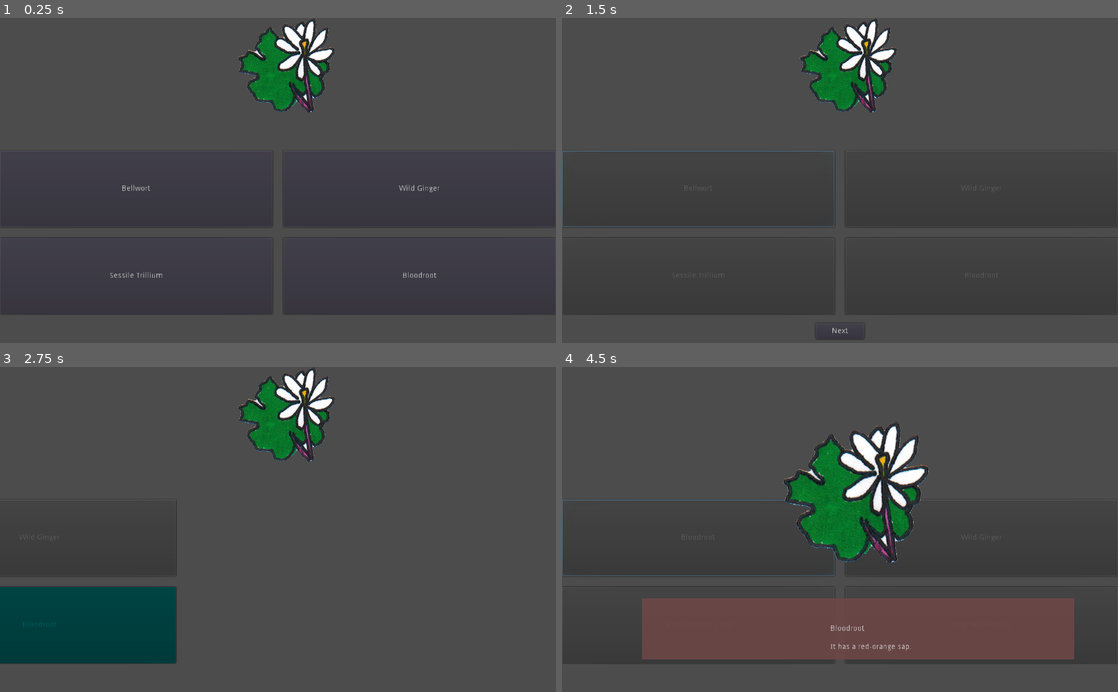
Above: before the commit, frames 1-4 (two rows, left to right).
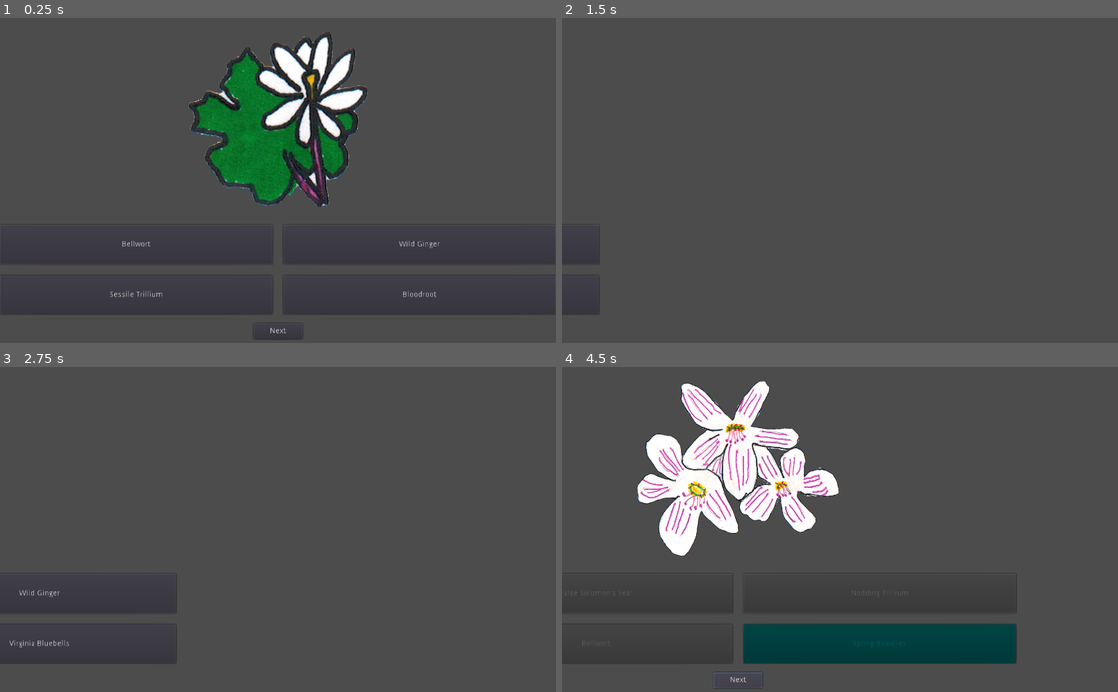
Above: after the commit, the same moments.

Repository: the-g-force/2021-April
Game: Godot game, scene res://src/GameFrame.tscn
Same seed, same stepped clock (60 frames per second), same inputs: the game is played once before the commit and once after it. This scene is started directly instead of the project's main scene. The engine's default icon, where the game draws it, is replaced by a stand-in: a white triangle on a blue panel in a dark square.
Inputs (mouse positions are in pixels of both pictures, inside the frame that each line leads up to):
- Up to frame 1 (0.25 s): no input
- Up to frame 2 (1.5 s): click (840, 330) at 0.5 s, where only the run after the commit has a clickable "Next"; click (701, 190) at 1.25 s, where only the run before the commit has a clickable "Bellwort"
- Up to frame 3 (2.75 s): click "Next" at 2 s
- Up to frame 4 (4.5 s): click (600, 594) at 2.75 s, where only the run after the commit has a clickable "Wild Ginger"; click "Bloodroot" (after the commit: "False Solomon's Seal") at 3.5 s; click (840, 679) at 4.25 s, where only the run after the commit has a clickable "Next"

The runs differ from the first frame. In frame 1, 12% of the frame differs, in the area x 0-100%, y 0-99%; in frame 2, 3.7%; in frame 3, 11%; in frame 4, 32%, in the area x 0-96%, y 4-99%.

Commit message:
Adjust animation

Diff:
--- a/project/src/GuessingGame.gd
+++ b/project/src/GuessingGame.gd
@@ -4,7 +4,7 @@
 
 const FLOWERS = preload("res://src/Flowers.gd").FLOWERS
 
-onready var _flower_image := $CanvasLayer/FlowerImage
+onready var _flower_image := $FlowerImage
 onready var _button_grid := $ButtonGrid
 onready var _fact_label := $FactContainer/FactLabel
 
--- a/project/src/GuessingGame.tscn
+++ b/project/src/GuessingGame.tscn
@@ -1,83 +1,71 @@
 [gd_scene load_steps=6 format=2]
 
 [ext_resource path="res://src/GuessingGame.gd" type="Script" id=1]
-[ext_resource path="res://assets/icon.png" type="Texture" id=2]
+[ext_resource path="res://assets/flowers/beauties.png" type="Texture" id=2]
 [ext_resource path="res://src/SolutionHighlightingTimer.gd" type="Script" id=3]
 [ext_resource path="res://src/GuessButton.tscn" type="PackedScene" id=4]
 
 [sub_resource type="Animation" id=1]
 resource_name = "success"
 tracks/0/type = "value"
-tracks/0/path = NodePath("CanvasLayer:transform")
+tracks/0/path = NodePath("FactContainer:modulate")
 tracks/0/interp = 1
 tracks/0/loop_wrap = true
 tracks/0/imported = false
 tracks/0/enabled = true
 tracks/0/keys = {
-"times": PoolRealArray(  ),
-"transitions": PoolRealArray(  ),
+"times": PoolRealArray( 0.5, 1 ),
+"transitions": PoolRealArray( 1, 1 ),
 "update": 0,
-"values": [  ]
+"values": [ Color( 1, 1, 1, 0 ), Color( 1, 1, 1, 1 ) ]
 }
 tracks/1/type = "value"
-tracks/1/path = NodePath("CanvasLayer:offset")
+tracks/1/path = NodePath("NextButton:visible")
 tracks/1/interp = 1
 tracks/1/loop_wrap = true
 tracks/1/imported = false
 tracks/1/enabled = true
 tracks/1/keys = {
-"times": PoolRealArray( 0, 0.5 ),
-"transitions": PoolRealArray( 1, 1 ),
-"update": 0,
-"values": [ Vector2( 0, 0 ), Vector2( -250, 100 ) ]
+"times": PoolRealArray( 1 ),
+"transitions": PoolRealArray( 1 ),
+"update": 1,
+"values": [ true ]
 }
 tracks/2/type = "value"
-tracks/2/path = NodePath("CanvasLayer:scale")
+tracks/2/path = NodePath("FactContainer:visible")
 tracks/2/interp = 1
 tracks/2/loop_wrap = true
 tracks/2/imported = false
 tracks/2/enabled = true
 tracks/2/keys = {
-"times": PoolRealArray( 0, 0.5 ),
-"transitions": PoolRealArray( 1, 1 ),
-"update": 0,
-"values": [ Vector2( 1, 1 ), Vector2( 1.5, 1.5 ) ]
+"times": PoolRealArray( 0.5 ),
+"transitions": PoolRealArray( 1 ),
+"update": 1,
+"values": [ true ]
 }
 tracks/3/type = "value"
-tracks/3/path = NodePath("FactContainer:modulate")
+tracks/3/path = NodePath("FlowerImage:rect_size")
 tracks/3/interp = 1
 tracks/3/loop_wrap = true
 tracks/3/imported = false
 tracks/3/enabled = true
 tracks/3/keys = {
-"times": PoolRealArray( 0.5, 1 ),
+"times": PoolRealArray( 0, 0.5 ),
 "transitions": PoolRealArray( 1, 1 ),
 "update": 0,
-"values": [ Color( 1, 1, 1, 0 ), Color( 1, 1, 1, 1 ) ]
+"values": [ Vector2( 1024, 325 ), Vector2( 1024, 426 ) ]
 }
 tracks/4/type = "value"
-tracks/4/path = NodePath("NextButton:visible")
+tracks/4/path = NodePath("FlowerImage:rect_position")
 tracks/4/interp = 1
 tracks/4/loop_wrap = true
 tracks/4/imported = false
 tracks/4/enabled = true
 tracks/4/keys = {
-"times": PoolRealArray( 1 ),
-"transitions": PoolRealArray( 1 ),
-"update": 1,
-"values": [ true ]
-}
-tracks/5/type = "value"
-tracks/5/path = NodePath("FactContainer:visible")
-tracks/5/interp = 1
-tracks/5/loop_wrap = true
-tracks/5/imported = false
-tracks/5/enabled = true
-tracks/5/keys = {
-"times": PoolRealArray( 0.5 ),
-"transitions": PoolRealArray( 1 ),
-"update": 1,
-"values": [ true ]
+"times": PoolRealArray( 0, 0.5 ),
+"transitions": PoolRealArray( 1, 1 ),
+"update": 0,
+"values": [ Vector2( 0, 25 ), Vector2( 0, 0 ) ]
 }
 
 [node name="GuessingGame" type="Control"]
@@ -91,8 +79,8 @@
 [node name="ButtonGrid" type="GridContainer" parent="."]
 anchor_right = 1.0
 anchor_bottom = 1.0
-margin_top = 245.023
-margin_bottom = -52.9765
+margin_top = 382.0
+margin_bottom = -53.0
 custom_constants/vseparation = 20
 custom_constants/hseparation = 20
 columns = 2
@@ -102,39 +90,31 @@
 
 [node name="GuessButton1" parent="ButtonGrid" instance=ExtResource( 4 )]
 margin_right = 502.0
-margin_bottom = 141.0
+margin_bottom = 72.0
 
 [node name="GuessButton2" parent="ButtonGrid" instance=ExtResource( 4 )]
 margin_left = 522.0
 margin_right = 1024.0
-margin_bottom = 141.0
+margin_bottom = 72.0
 
 [node name="GuessButton3" parent="ButtonGrid" instance=ExtResource( 4 )]
-margin_top = 161.0
+margin_top = 92.0
 margin_right = 502.0
-margin_bottom = 302.0
+margin_bottom = 164.0
 
 [node name="GuessButton4" parent="ButtonGrid" instance=ExtResource( 4 )]
 margin_left = 522.0
-margin_top = 161.0
+margin_top = 92.0
 margin_right = 1024.0
-margin_bottom = 302.0
+margin_bottom = 164.0
 
 [node name="AnimationPlayer" type="AnimationPlayer" parent="."]
 anims/success = SubResource( 1 )
 
 [node name="CanvasLayer" type="CanvasLayer" parent="."]
-
-[node name="FlowerImage" type="TextureRect" parent="CanvasLayer"]
-anchor_left = 0.21875
-anchor_right = 0.811523
-anchor_bottom = 0.293333
-texture = ExtResource( 2 )
-expand = true
-stretch_mode = 6
-__meta__ = {
-"_edit_use_anchors_": true
-}
+offset = Vector2( -250, 100 )
+scale = Vector2( 1.5, 1.5 )
+transform = Transform2D( 1.5, 0, 0, 1.5, -250, 100 )
 
 [node name="FactContainer" type="Control" parent="."]
 visible = false
@@ -147,7 +127,7 @@
 margin_top = -0.0472107
 margin_right = -0.128052
 margin_bottom = 0.152771
-mouse_filter = 1
+mouse_filter = 2
 __meta__ = {
 "_edit_use_anchors_": true
 }
@@ -174,7 +154,6 @@
 script = ExtResource( 3 )
 
 [node name="NextButton" type="Button" parent="."]
-visible = false
 margin_left = 466.755
 margin_top = 564.0
 margin_right = 556.755
@@ -184,5 +163,16 @@
 "_edit_use_anchors_": false
 }
 
+[node name="FlowerImage" type="TextureRect" parent="."]
+margin_top = 25.0
+margin_right = 1024.0
+margin_bottom = 350.0
+texture = ExtResource( 2 )
+expand = true
+stretch_mode = 6
+__meta__ = {
+"_edit_use_anchors_": false
+}
+
 [connection signal="timeout" from="SolutionHighlightingTimer" to="SolutionHighlightingTimer" method="_on_SolutionHighlightingTimer_timeout"]
 [connection signal="pressed" from="NextButton" to="." method="_on_NextButton_pressed"]
